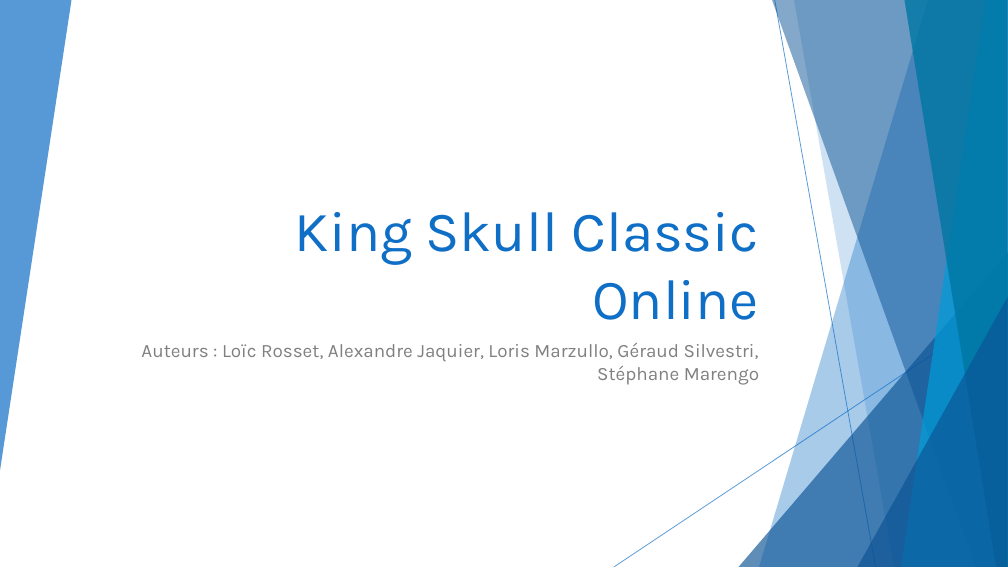
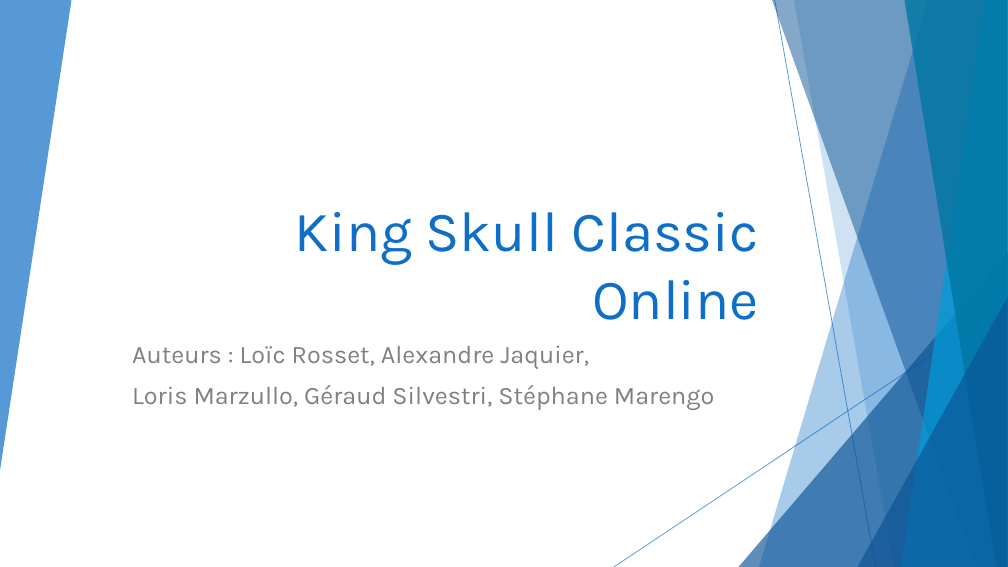
Before and after one commit to CeKonVeu/KingSkullClassicOnline, a slide deck: slide 1 of doc/King Skull Classic Online.pptx. Drawn at 1008x567 pixels with LibreOffice and Linux fonts; fonts in the diff are those of the drawing. Boxes give left, top, right and bottom in pixels: in the first picture for what was removed or moved away, otherwise in the second. Text is boxed around its words. In the diff, an @@ line names an element or a change of style, - is before the commit and + after.

```diff
--- a/doc/King Skull Classic Online.pptx
+++ b/doc/King Skull Classic Online.pptx
@@ subtitle at <box>132,346,714,410</box>: text changed; size 18 to 24 pt @@
-Auteurs : Loïc Rosset, Alexandre Jaquier, Loris Marzullo, Géraud Silvestri, Stéphane Marengo
+Auteurs : Loïc Rosset, Alexandre Jaquier,
+Loris Marzullo, Géraud Silvestri, Stéphane Marengo
```
Also in this commit, not shown: 8 other slides changed, 1 slide added.
